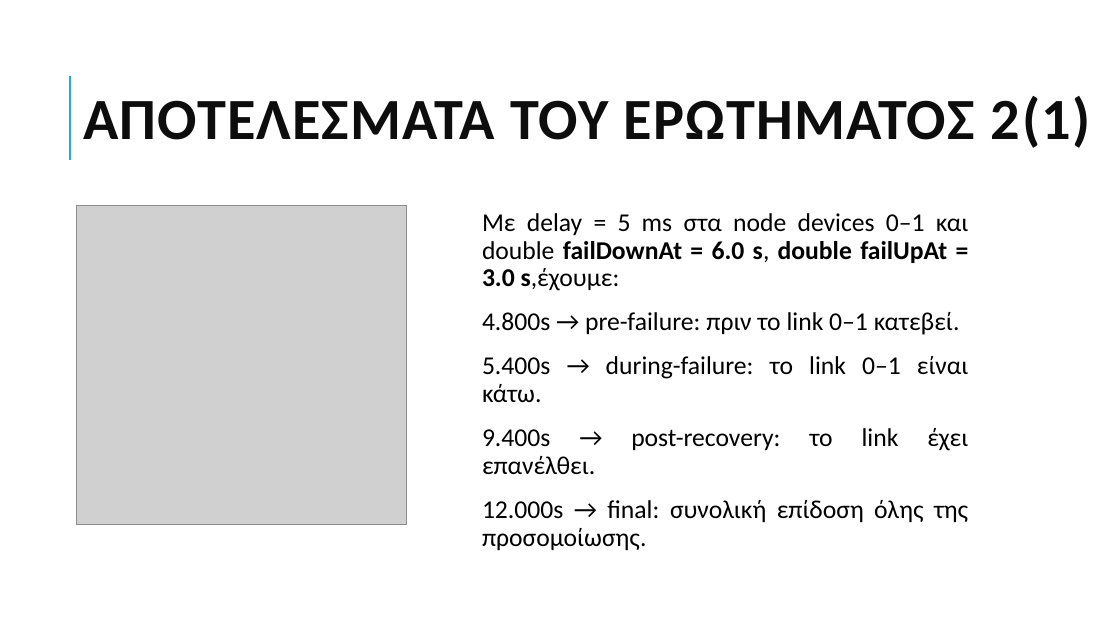
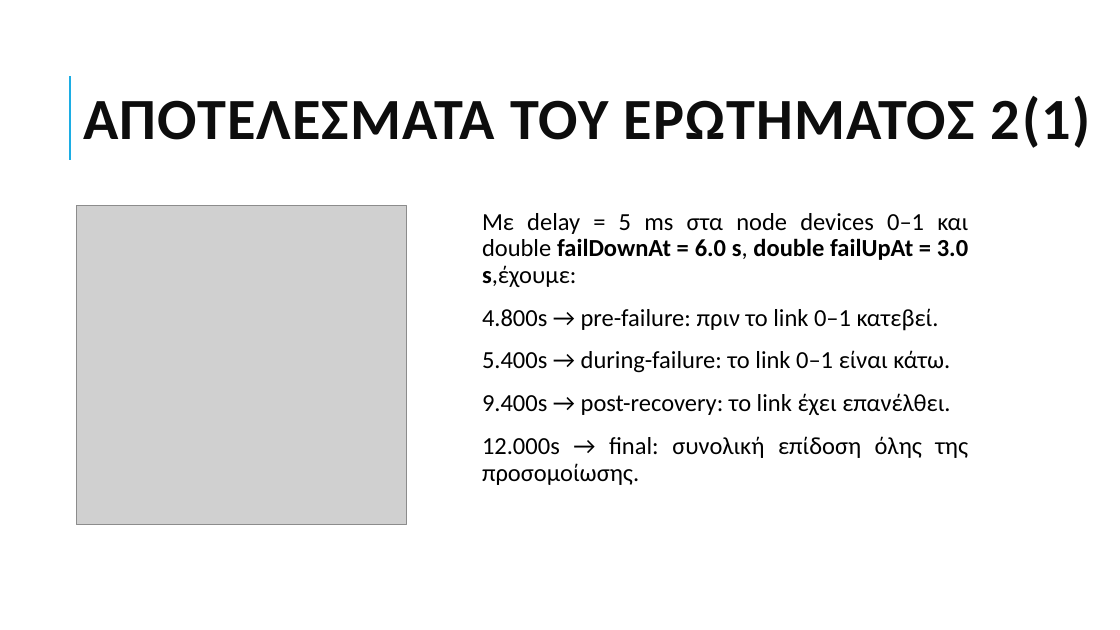
Before and after one commit to grgmyl/Ns3Project, a slide deck: slide 10 of Presentations/Ns-3_presentation_F.pptx. Drawn at 1120x630 pixels with LibreOffice and Linux fonts; fonts in the diff are those of the drawing; grey boxes stand for pictures. Boxes give left, top, right and bottom in pixels: in the first picture for what was removed or moved away, otherwise in the second. Text is boxed around its words. In the diff, an @@ line names an element or a change of style, - is before the commit and + after.

```diff
--- a/Presentations/Ns-3_presentation_F.pptx
+++ b/Presentations/Ns-3_presentation_F.pptx
@@ text "Με delay = 5 ms ..." at box(482, 213, 968, 485): size 22 to 21 pt @@
```
Also in this commit, not shown: 1 other slide changed, 2 slides added, 1 slide removed.
